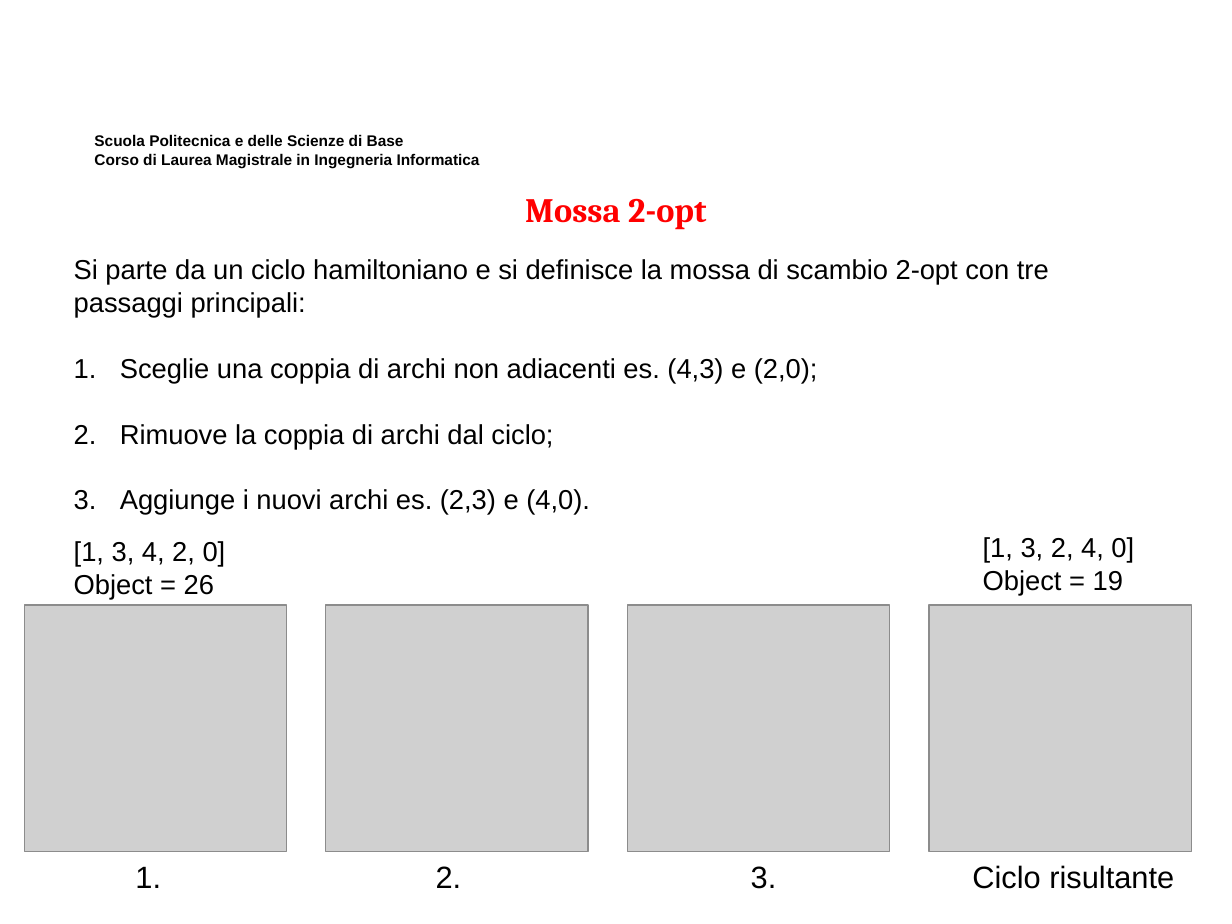
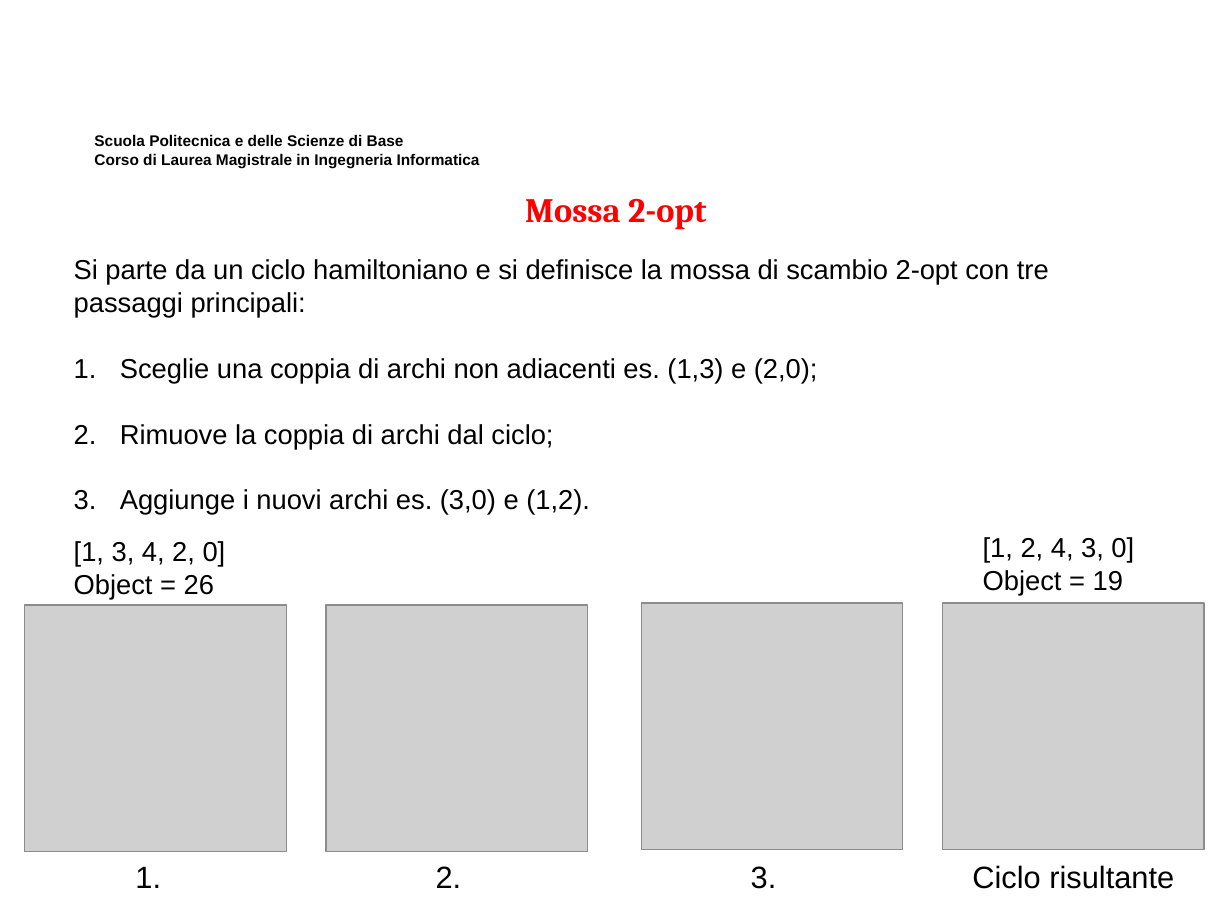
Before and after one commit to MicheleMaresca98/TSP-SimulatedAnnealing, a slide deck: slide 15 of Presentazione Elaborato Ricerca Operativa.pptx. Drawn at 1232x924 pixels with LibreOffice and Linux fonts; fonts in the diff are those of the drawing; grey boxes stand for pictures; background and template pictures are left out. Boxes give left, top, right and bottom in pixels: in the first picture for what was removed or moved away, otherwise in the second. Text is boxed around its words. In the diff, an @@ line names an element or a change of style, - is before the commit and + after.

```diff
--- a/Presentazione Elaborato Ricerca Operativa.pptx
+++ b/Presentazione Elaborato Ricerca Operativa.pptx
@@ text at (120,358,818,384): text changed @@
-1. Sceglie una coppia di archi non adiacenti es. (4,3) e (2,0);
+1. Sceglie una coppia di archi non adiacenti es. (1,3) e (2,0);
@@ text at (120,489,590,515): text changed @@
-3. Aggiunge i nuovi archi es. (2,3) e (4,0).
+3. Aggiunge i nuovi archi es. (3,0) e (1,2).
@@ text at (983,537,1134,563): text changed @@
-[1, 3, 2, 4, 0]
+[1, 2, 4, 3, 0]
@@ picture: place and size @@
-picture at (627,605,890,851)
+picture at (642,602,903,849)
@@ picture: place and size @@
-picture at (929,605,1191,851)
+picture at (942,602,1204,849)
```
Also in this commit, not shown: 3 other slides changed.
